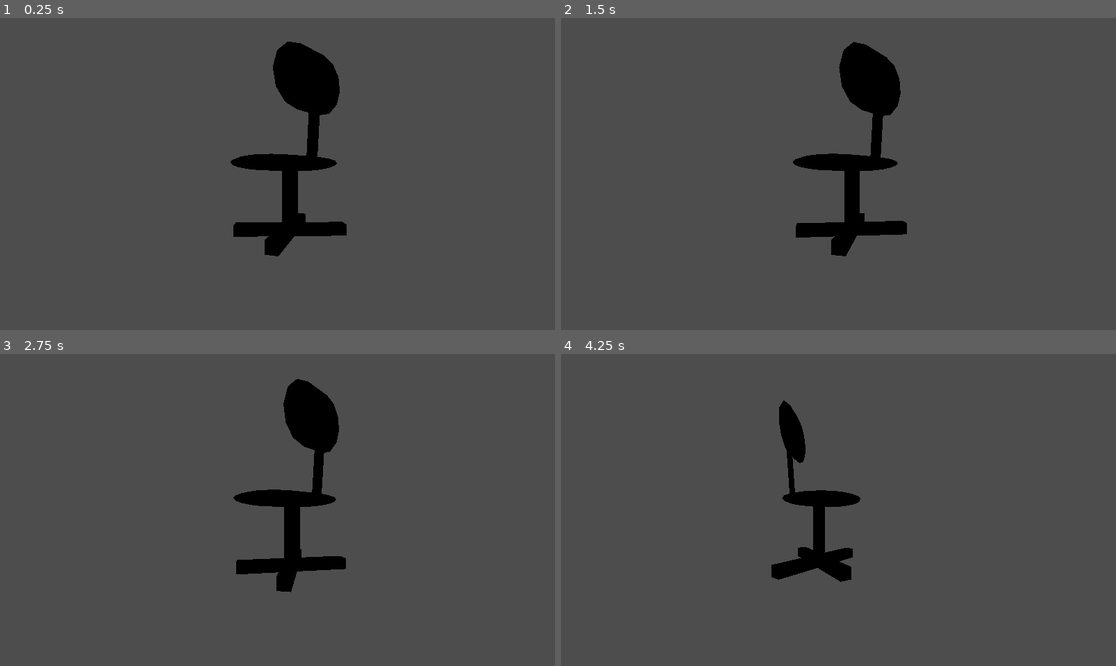
Above: before the commit, frames 1-4 (two rows, left to right).
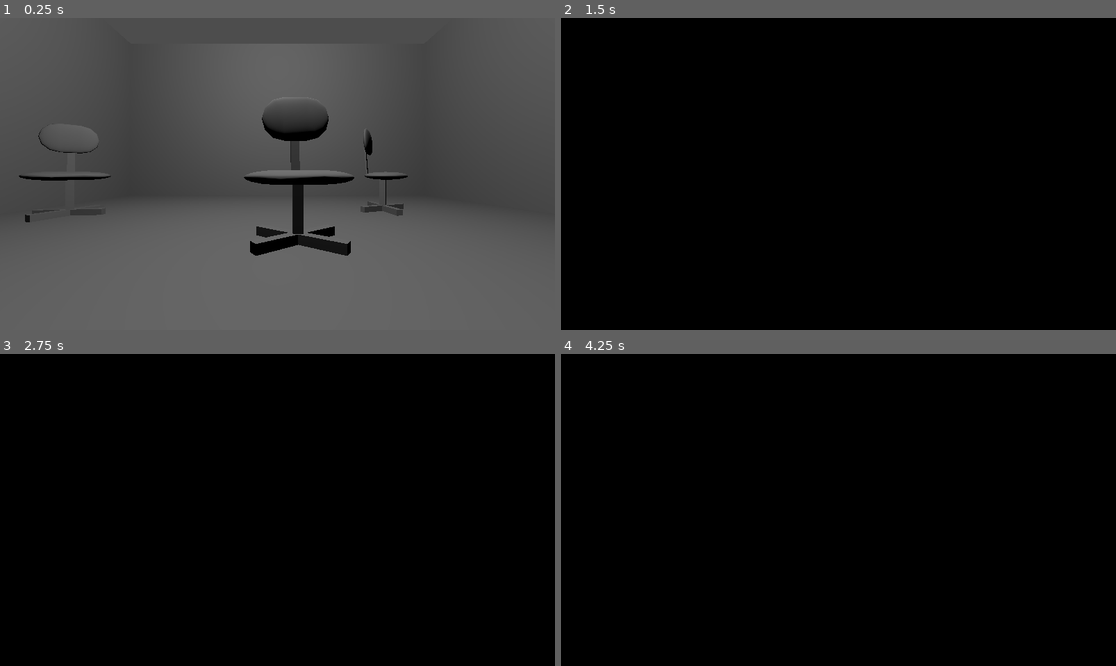
Above: after the commit, the same moments.

Repository: Valenz23/EV
Game: Godot game, scene res://P1B_habitacionConSillas.tscn
Two runs of this game, one before a commit and one after it. Both use one fixed random seed, a clock stepped at 60 frames per second and the inputs below. Before the commit the project starts from res://silla.tscn.
Inputs:
- Up to frame 1 (0.25 s): no input
- Up to frame 2 (1.5 s): hold Down (camara abajo, bound only after the commit) 0.53-1.28 s; tap Up (camara arriba, bound only after the commit) at 0.8, 1.35 s
- Up to frame 3 (2.75 s): tap Right (camara derecha, bound only after the commit) at 1.55 s; hold Right (camara derecha, bound only after the commit) from 2.03 s (still down); tap Left (camara izquierda, bound only after the commit) at 2.3 s
- Up to frame 4 (4.25 s): release Right (camara derecha, bound only after the commit) at 2.78 s; tap Left (camara izquierda, bound only after the commit) at 2.85 s; tap Down (camara abajo, bound only after the commit) at 3.05 s; hold Down (camara abajo, bound only after the commit) from 3.53 s (still down); tap Up (camara arriba, bound only after the commit) at 3.8 s

The runs differ from the first frame. In frame 1, 13% of the frame differs, in the area x 3-74%, y 7-100%; in frame 2, 95%; in frame 3, 96%; in frame 4, 97%, in the area x 0-100%, y 0-100%.

Commit message:
p1 commit
casi terminado

no estan bien definidos los angulos de las rotaciones, se pueden invertir ...

Diff:
--- /dev/null
+++ b/Practica 1/P1A_silla.tscn
@@ -0,0 +1,42 @@
+[gd_scene format=3 uid="uid://yjxa6eys0xlb"]
+
+[node name="silla" type="Node3D"]
+
+[node name="soporte" type="CSGBox3D" parent="."]
+transform = Transform3D(0.5, -6.38621e-08, -4.52549e-15, 0, 3, 1.24345e-14, 0, 0, 0.5, -0.95575, 1.50808, 2.38032e-13)
+
+[node name="pata1" type="CSGBox3D" parent="soporte"]
+transform = Transform3D(0.819152, 0, 5.73576, 0, 0.166667, 0, -0.573576, 0, 8.19152, 0, -0.502693, 0)
+
+[node name="pata2" type="CSGBox3D" parent="soporte"]
+transform = Transform3D(0.819152, 0, -5.73576, 0, 0.166667, 0, 0.573577, 0, 8.19152, 0, -0.502693, 0)
+
+[node name="repaldo" type="CSGCylinder3D" parent="."]
+transform = Transform3D(-0.178439, 1.168e-07, 0.498725, 2.49362, -1.012e-07, 0.0356878, 1.09278e-07, 2.5, -2.18557e-08, -2.23115, 6.24916, 7.10543e-15)
+height = 0.5
+sides = 20
+
+[node name="CSGSphere3D" type="CSGSphere3D" parent="repaldo"]
+transform = Transform3D(1, 0, 0, 0, -4.37114e-08, 1, 0, -1, -4.37114e-08, 0, 0.25, -1.09278e-08)
+rings = 10
+
+[node name="CSGSphere3D2" type="CSGSphere3D" parent="repaldo"]
+transform = Transform3D(1, 0, 0, 0, -4.37114e-08, 1, 0, -1, -4.37114e-08, 0, -0.25, 1.09278e-08)
+rings = 10
+
+[node name="soporte2" type="CSGBox3D" parent="repaldo"]
+transform = Transform3D(3.82137e-16, 1.2, 8.74228e-09, 8.74228e-09, -5.24537e-08, 0.2, 1, -8.13152e-22, -4.37114e-08, -0.712654, 2.58884e-08, -0.601984)
+size = Vector3(0.25, 1, 1)
+
+[node name="Asiento" type="CSGCylinder3D" parent="repaldo"]
+transform = Transform3D(-0.0999258, 1.56085e-10, -0.279286, 6.54078e-08, 1.4, -9.04782e-10, 6.98215, -3.27819e-07, -0.0999258, -1.34038, 8.14355e-08, 2.6132)
+height = 0.5
+sides = 20
+
+[node name="CSGSphere3D" type="CSGSphere3D" parent="repaldo/Asiento"]
+transform = Transform3D(1, 0, 0, 0, -4.37114e-08, 1, 0, -1, -4.37114e-08, 0, 0.25, -1.09278e-08)
+rings = 10
+
+[node name="CSGSphere3D2" type="CSGSphere3D" parent="repaldo/Asiento"]
+transform = Transform3D(1, -8.13469e-24, -2.64698e-23, 0, -4.37114e-08, 1, 0, -1, -4.37114e-08, 0, -0.25, 0)
+rings = 10
--- /dev/null
+++ b/Practica 1/P1B_habitacionConSillas.tscn
@@ -0,0 +1,33 @@
+[gd_scene load_steps=4 format=3 uid="uid://x4s3kc6rc7gs"]
+
+[ext_resource type="PackedScene" uid="uid://dy2wbyehus247" path="res://obj_habitacion.tscn" id="1_h7wfs"]
+[ext_resource type="PackedScene" uid="uid://yjxa6eys0xlb" path="res://P1A_silla.tscn" id="2_h2swt"]
+[ext_resource type="PackedScene" uid="uid://7ytcj2qy257w" path="res://P1D_camara.tscn" id="3_l63f5"]
+
+[node name="Node3D" type="Node3D"]
+
+[node name="habitacion" parent="." instance=ExtResource("1_h7wfs")]
+transform = Transform3D(5, 0, 0, 0, 5, 0, 0, 0, 5, 0, 12.4088, 0)
+
+[node name="silla" parent="habitacion" instance=ExtResource("2_h2swt")]
+transform = Transform3D(0.2, 0, 0, 0, 0.2, 0, 0, 0, 0.2, 0, -2.35044, -0.2)
+
+[node name="silla2" parent="habitacion" instance=ExtResource("2_h2swt")]
+transform = Transform3D(0.146611, 0, 0.136034, 0, 0.2, 0, -0.136034, 0, 0.146611, -1.40473, -2.35044, 3.30997)
+
+[node name="silla3" parent="habitacion" instance=ExtResource("2_h2swt")]
+transform = Transform3D(-0.158396, 0, 0.122109, 0, 0.2, 0, -0.122109, 0, -0.158396, 2.80494, -2.35044, 2.83745)
+
+[node name="silla4" parent="habitacion" instance=ExtResource("2_h2swt")]
+transform = Transform3D(-0.173593, 0, -0.0993251, 0, 0.2, 0, 0.0993251, 0, -0.173593, 2.07339, -2.35044, -2.95009)
+
+[node name="silla5" parent="habitacion" instance=ExtResource("2_h2swt")]
+transform = Transform3D(0.107781, 0, 0.168474, 0, 0.2, 0, -0.168474, 0, 0.107781, -1.8946, -2.35044, -2.14077)
+
+[node name="camara" parent="." instance=ExtResource("3_l63f5")]
+transform = Transform3D(1, 0, 0, 0, 1, 0, 0, 0, 1, -0.872336, 3.81611, 0)
+
+[node name="OmniLight3D" type="OmniLight3D" parent="."]
+transform = Transform3D(1, 0, 0, 0, 1, 0, 0, 0, 1, 0, 22.4717, 0)
+light_energy = 9.752
+omni_range = 4096.0
--- a/Practica 1/escena.tscn
+++ b/Practica 1/P1C_escena.tscn
@@ -1,11 +1,11 @@
 [gd_scene load_steps=7 format=3 uid="uid://dhnkbjtc47hkj"]
 
-[ext_resource type="PackedScene" uid="uid://dy2wbyehus247" path="res://habitacion.tscn" id="1_dltud"]
-[ext_resource type="PackedScene" uid="uid://yjxa6eys0xlb" path="res://silla.tscn" id="2_2ibcg"]
-[ext_resource type="PackedScene" uid="uid://cpgvsmglf638w" path="res://palanca.tscn" id="2_2l7jv"]
-[ext_resource type="PackedScene" uid="uid://my5n1oi58lh3" path="res://mesa.tscn" id="3_khxmw"]
-[ext_resource type="PackedScene" uid="uid://dvealcdla4ne5" path="res://microondas.tscn" id="5_qy8f0"]
-[ext_resource type="PackedScene" uid="uid://d0rqihcfo8mqt" path="res://frigo.tscn" id="6_mhqwc"]
+[ext_resource type="PackedScene" uid="uid://dy2wbyehus247" path="res://obj_habitacion.tscn" id="1_ohxn0"]
+[ext_resource type="PackedScene" uid="uid://cpgvsmglf638w" path="res://obj_palanca.tscn" id="2_iss8l"]
+[ext_resource type="PackedScene" uid="uid://my5n1oi58lh3" path="res://obj_mesa.tscn" id="3_ancbd"]
+[ext_resource type="PackedScene" uid="uid://yjxa6eys0xlb" path="res://P1A_silla.tscn" id="4_5q2t4"]
+[ext_resource type="PackedScene" uid="uid://dvealcdla4ne5" path="res://obj_microondas.tscn" id="5_8764s"]
+[ext_resource type="PackedScene" uid="uid://d0rqihcfo8mqt" path="res://obj_frigo.tscn" id="6_m8eoe"]
 
 [node name="Node3D" type="Node3D"]
 
@@ -40,38 +40,38 @@
 radius = 0.1
 height = 1.0
 
-[node name="habitacion" parent="." instance=ExtResource("1_dltud")]
+[node name="habitacion" parent="." instance=ExtResource("1_ohxn0")]
 transform = Transform3D(1, 0, 0, 0, 1, 0, 0, 0, 1, -6.27822, 2.35645, 3.41008)
 
 [node name="pulsador" type="CSGBox3D" parent="habitacion"]
 transform = Transform3D(1, 0, 0, 0, 1, 0, 0, 0, 1, 4.69353, -0.110905, -1.58347)
 size = Vector3(0.3, 0.3, 0.6)
 
-[node name="palanca" parent="habitacion" instance=ExtResource("2_2l7jv")]
+[node name="palanca" parent="habitacion" instance=ExtResource("2_iss8l")]
 transform = Transform3D(-2.18557e-08, 0, -0.5, 0, 0.5, 0, 0.5, 0, -2.18557e-08, 2.76424, -0.316784, -4.64483)
 
-[node name="mesa" parent="habitacion" instance=ExtResource("3_khxmw")]
+[node name="mesa" parent="habitacion" instance=ExtResource("3_ancbd")]
 transform = Transform3D(0.7, 0, 0, 0, 0.7, 0, 0, 0, 0.7, 1.94864, -2.35631, 2.12515)
 
-[node name="silla3" parent="habitacion/mesa" instance=ExtResource("2_2ibcg")]
+[node name="silla3" parent="habitacion/mesa" instance=ExtResource("4_5q2t4")]
 transform = Transform3D(0.349539, 0, -0.0179516, 0, 0.35, 0, 0.0179516, 0, 0.349539, -1.66035, -0.072741, 0.000655651)
 
-[node name="silla2" parent="habitacion/mesa" instance=ExtResource("2_2ibcg")]
+[node name="silla2" parent="habitacion/mesa" instance=ExtResource("4_5q2t4")]
 transform = Transform3D(-0.34968, 0, -0.0149677, 0, 0.35, 0, 0.0149677, 0, -0.34968, 1.419, -0.072741, 0.000655651)
 
-[node name="silla" parent="habitacion/mesa" instance=ExtResource("2_2ibcg")]
+[node name="silla" parent="habitacion/mesa" instance=ExtResource("4_5q2t4")]
 transform = Transform3D(0.021934, 0, -0.349312, 0, 0.35, 0, 0.349312, 0, 0.021934, 0.0758481, -0.072741, -1.32536)
 
-[node name="mesa2" parent="habitacion" instance=ExtResource("3_khxmw")]
+[node name="mesa2" parent="habitacion" instance=ExtResource("3_ancbd")]
 transform = Transform3D(0.0606561, 0, -0.697367, 0, 0.7, 0, 0.697367, 0, 0.0606561, -3.03172, -2.34859, 0.0678544)
 
-[node name="silla3" parent="habitacion/mesa2" instance=ExtResource("2_2ibcg")]
+[node name="silla3" parent="habitacion/mesa2" instance=ExtResource("4_5q2t4")]
 transform = Transform3D(0.349539, 0, -0.0179516, 0, 0.35, 0, 0.0179516, 0, 0.349539, -1.66035, -0.072741, 0.000655651)
 
-[node name="silla2" parent="habitacion/mesa2" instance=ExtResource("2_2ibcg")]
+[node name="silla2" parent="habitacion/mesa2" instance=ExtResource("4_5q2t4")]
 transform = Transform3D(-0.34968, 0, -0.0149677, 0, 0.35, 0, 0.0149677, 0, -0.34968, 1.419, -0.072741, 0.000655651)
 
-[node name="silla" parent="habitacion/mesa2" instance=ExtResource("2_2ibcg")]
+[node name="silla" parent="habitacion/mesa2" instance=ExtResource("4_5q2t4")]
 transform = Transform3D(0.021934, 0, -0.349312, 0, 0.35, 0, 0.349312, 0, 0.021934, 0.0758481, -0.072741, -1.32536)
 
 [node name="hueco" type="CSGBox3D" parent="habitacion"]
@@ -79,10 +79,10 @@
 operation = 2
 size = Vector3(4, 2.5, 1.5)
 
-[node name="habitacion2" parent="." instance=ExtResource("1_dltud")]
+[node name="habitacion2" parent="." instance=ExtResource("1_ohxn0")]
 transform = Transform3D(1, 0, 0, 0, 1, 0, 0, 0, 1, 6.42145, 2.5, 3.25377)
 
-[node name="palanca2" parent="habitacion2" instance=ExtResource("2_2l7jv")]
+[node name="palanca2" parent="habitacion2" instance=ExtResource("2_iss8l")]
 transform = Transform3D(-2.18557e-08, 0, -0.5, 0, 0.5, 0, 0.5, 0, -2.18557e-08, -2.91409, -0.460334, -4.48852)
 
 [node name="luz" type="CSGCylinder3D" parent="habitacion2"]
@@ -94,10 +94,10 @@
 transform = Transform3D(1, 0, 0, 0, 1, 0, 0, 0, 1, -1.40582, -1.65931, 3.74729)
 size = Vector3(6.65527, 1.5, 2)
 
-[node name="microondas" parent="habitacion2/mueble" instance=ExtResource("5_qy8f0")]
+[node name="microondas" parent="habitacion2/mueble" instance=ExtResource("5_8764s")]
 transform = Transform3D(0.90254, 0, -0.430606, 0, 1, 0, 0.430606, 0, 0.90254, -2.16885, 1.14179, 0)
 
-[node name="frigo" parent="habitacion2/mueble" instance=ExtResource("6_mhqwc")]
+[node name="frigo" parent="habitacion2/mueble" instance=ExtResource("6_m8eoe")]
 
 [node name="hueco2" type="CSGBox3D" parent="habitacion2"]
 transform = Transform3D(1, 0, 0, 0, 1, 0, 0, 0, 1, -6.42145, -1.23091, -3.24088)
--- /dev/null
+++ b/Practica 1/P1D_camara.tscn
@@ -0,0 +1,10 @@
+[gd_scene load_steps=2 format=3 uid="uid://7ytcj2qy257w"]
+
+[ext_resource type="Script" path="res://rotacio.gd" id="1_2n4ol"]
+
+[node name="camara" type="Node3D"]
+transform = Transform3D(1, 0, 0, 0, 1, 0, 0, 0, 1, 0, 3.08869, 0)
+script = ExtResource("1_2n4ol")
+
+[node name="Camera3D" type="Camera3D" parent="."]
+transform = Transform3D(-4.37114e-08, 0, 1, 0, 1, 0, -1, 0, -4.37114e-08, 10, 0, 0)
--- a/Practica 1/habitacionConSillas.tscn
+++ /dev/null
@@ -1,24 +0,0 @@
-[gd_scene load_steps=3 format=3 uid="uid://x4s3kc6rc7gs"]
-
-[ext_resource type="PackedScene" uid="uid://dy2wbyehus247" path="res://habitacion.tscn" id="1_py5wp"]
-[ext_resource type="PackedScene" uid="uid://yjxa6eys0xlb" path="res://silla.tscn" id="2_40edv"]
-
-[node name="Node3D" type="Node3D"]
-
-[node name="habitacion" parent="." instance=ExtResource("1_py5wp")]
-transform = Transform3D(5, 0, 0, 0, 5, 0, 0, 0, 5, 0, 12.4088, 0)
-
-[node name="silla" parent="habitacion" instance=ExtResource("2_40edv")]
-transform = Transform3D(0.2, 0, 0, 0, 0.2, 0, 0, 0, 0.2, 0, -2.35044, -0.2)
-
-[node name="silla2" parent="habitacion" instance=ExtResource("2_40edv")]
-transform = Transform3D(0.146611, 0, 0.136034, 0, 0.2, 0, -0.136034, 0, 0.146611, -1.40473, -2.35044, 3.30997)
-
-[node name="silla3" parent="habitacion" instance=ExtResource("2_40edv")]
-transform = Transform3D(-0.158396, 0, 0.122109, 0, 0.2, 0, -0.122109, 0, -0.158396, 2.3555, -2.35044, 1.06588)
-
-[node name="silla4" parent="habitacion" instance=ExtResource("2_40edv")]
-transform = Transform3D(-0.173593, 0, -0.0993251, 0, 0.2, 0, 0.0993251, 0, -0.173593, 2.07339, -2.35044, -2.95009)
-
-[node name="silla5" parent="habitacion" instance=ExtResource("2_40edv")]
-transform = Transform3D(0.107781, 0, 0.168474, 0, 0.2, 0, -0.168474, 0, 0.107781, -1.8946, -2.35044, -2.14077)
--- a/Practica 1/project.godot
+++ b/Practica 1/project.godot
@@ -11,6 +11,29 @@
 [application]
 
 config/name="Practica 1"
-run/main_scene="res://silla.tscn"
+run/main_scene="res://P1B_habitacionConSillas.tscn"
 config/features=PackedStringArray("4.2", "Forward Plus")
 config/icon="res://icon.svg"
+
+[input]
+
+"camara izquierda"={
+"deadzone": 0.5,
+"events": [Object(InputEventKey,"resource_local_to_scene":false,"resource_name":"","device":0,"window_id":0,"alt_pressed":false,"shift_pressed":false,"ctrl_pressed":false,"meta_pressed":false,"pressed":false,"keycode":0,"physical_keycode":4194319,"key_label":0,"unicode":0,"echo":false,"script":null)
+]
+}
+"camara derecha"={
+"deadzone": 0.5,
+"events": [Object(InputEventKey,"resource_local_to_scene":false,"resource_name":"","device":0,"window_id":0,"alt_pressed":false,"shift_pressed":false,"ctrl_pressed":false,"meta_pressed":false,"pressed":false,"keycode":0,"physical_keycode":4194321,"key_label":0,"unicode":0,"echo":false,"script":null)
+]
+}
+"camara arriba"={
+"deadzone": 0.5,
+"events": [Object(InputEventKey,"resource_local_to_scene":false,"resource_name":"","device":0,"window_id":0,"alt_pressed":false,"shift_pressed":false,"ctrl_pressed":false,"meta_pressed":false,"pressed":false,"keycode":0,"physical_keycode":4194320,"key_label":0,"unicode":0,"echo":false,"script":null)
+]
+}
+"camara abajo"={
+"deadzone": 0.5,
+"events": [Object(InputEventKey,"resource_local_to_scene":false,"resource_name":"","device":0,"window_id":0,"alt_pressed":false,"shift_pressed":false,"ctrl_pressed":false,"meta_pressed":false,"pressed":false,"keycode":0,"physical_keycode":4194322,"key_label":0,"unicode":0,"echo":false,"script":null)
+]
+}
--- a/Practica 1/rotacio.gd
+++ b/Practica 1/rotacio.gd
@@ -1,6 +1,14 @@
 extends Node3D
 
-var velocidad = 10
+var velocidad = 2
+
+var rotacionY = 0
+var minY = -90
+var maxY = 90
+
+var rotacionZ = 0
+var minZ = -90
+var maxZ = 90
 
 # Called when the node enters the scene tree for the first time.
 func _ready():
@@ -9,6 +17,31 @@
 
 # Called every frame. 'delta' is the elapsed time since the previous frame.
 func _process(delta):
-	var rotacion = velocidad * delta
-	rotate_y(rotacion)
-	#pass
+
+	var movimientoY = 0
+	var movimientoZ = 0
+
+	if Input.is_action_pressed("camara izquierda"):
+		if rotacionY > minY:
+			movimientoY -= velocidad
+			rotacionY -= velocidad
+
+	if Input.is_action_pressed("camara derecha"):
+		if rotacionY < maxY:
+			movimientoY += velocidad
+			rotacionY += velocidad
+
+	if Input.is_action_pressed("camara arriba"):
+		if rotacionZ < maxZ:
+			movimientoZ += velocidad
+			rotacionZ += velocidad
+
+	if Input.is_action_pressed("camara abajo"):
+		if rotacionZ > minZ:
+			movimientoZ -= velocidad
+			rotacionZ -= velocidad
+
+	#print("y= ", rotacionY," z= ", rotacionZ)
+
+	rotate_y(movimientoY * delta)
+	rotate_z(movimientoZ * delta)
--- a/Practica 1/silla.tscn
+++ /dev/null
@@ -1,50 +0,0 @@
-[gd_scene load_steps=2 format=3 uid="uid://yjxa6eys0xlb"]
-
-[ext_resource type="Script" path="res://rotacio.gd" id="1_w4bya"]
-
-[node name="silla" type="Node3D"]
-
-[node name="soporte" type="CSGBox3D" parent="."]
-transform = Transform3D(0.5, -6.38621e-08, -4.52549e-15, 0, 3, 1.24345e-14, 0, 0, 0.5, -0.95575, 1.50808, 2.38032e-13)
-
-[node name="pata1" type="CSGBox3D" parent="soporte"]
-transform = Transform3D(0.819152, 0, 5.73576, 0, 0.166667, 0, -0.573576, 0, 8.19152, 0, -0.502693, 0)
-
-[node name="pata2" type="CSGBox3D" parent="soporte"]
-transform = Transform3D(0.819152, 0, -5.73576, 0, 0.166667, 0, 0.573577, 0, 8.19152, 0, -0.502693, 0)
-
-[node name="repaldo" type="CSGCylinder3D" parent="."]
-transform = Transform3D(-0.178439, 1.168e-07, 0.498725, 2.49362, -1.012e-07, 0.0356878, 1.09278e-07, 2.5, -2.18557e-08, -2.23115, 6.24916, 7.10543e-15)
-height = 0.5
-sides = 20
-
-[node name="CSGSphere3D" type="CSGSphere3D" parent="repaldo"]
-transform = Transform3D(1, 0, 0, 0, -4.37114e-08, 1, 0, -1, -4.37114e-08, 0, 0.25, -1.09278e-08)
-rings = 10
-
-[node name="CSGSphere3D2" type="CSGSphere3D" parent="repaldo"]
-transform = Transform3D(1, 0, 0, 0, -4.37114e-08, 1, 0, -1, -4.37114e-08, 0, -0.25, 1.09278e-08)
-rings = 10
-
-[node name="soporte2" type="CSGBox3D" parent="repaldo"]
-transform = Transform3D(3.82137e-16, 1.2, 8.74228e-09, 8.74228e-09, -5.24537e-08, 0.2, 1, -8.13152e-22, -4.37114e-08, -0.712654, 2.58884e-08, -0.601984)
-size = Vector3(0.25, 1, 1)
-
-[node name="Asiento" type="CSGCylinder3D" parent="repaldo"]
-transform = Transform3D(-0.0999258, 1.56085e-10, -0.279286, 6.54078e-08, 1.4, -9.04782e-10, 6.98215, -3.27819e-07, -0.0999258, -1.34038, 8.14355e-08, 2.6132)
-height = 0.5
-sides = 20
-
-[node name="CSGSphere3D" type="CSGSphere3D" parent="repaldo/Asiento"]
-transform = Transform3D(1, 0, 0, 0, -4.37114e-08, 1, 0, -1, -4.37114e-08, 0, 0.25, -1.09278e-08)
-rings = 10
-
-[node name="CSGSphere3D2" type="CSGSphere3D" parent="repaldo/Asiento"]
-transform = Transform3D(1, -8.13469e-24, -2.64698e-23, 0, -4.37114e-08, 1, 0, -1, -4.37114e-08, 0, -0.25, 0)
-rings = 10
-
-[node name="Node3D" type="Node3D" parent="."]
-script = ExtResource("1_w4bya")
-
-[node name="Camera3D" type="Camera3D" parent="Node3D"]
-transform = Transform3D(-4.37114e-08, 0, 1, 0, 1, 0, -1, 0, -4.37114e-08, 10, 2.5, 0)
Renamed: Practica 1/frigo.tscn -> Practica 1/obj_frigo.tscn
Renamed: Practica 1/habitacion.tscn -> Practica 1/obj_habitacion.tscn
Renamed: Practica 1/mesa.tscn -> Practica 1/obj_mesa.tscn
Renamed: Practica 1/microondas.tscn -> Practica 1/obj_microondas.tscn
Renamed: Practica 1/palanca.tscn -> Practica 1/obj_palanca.tscn
Not shown, added: Practica 1/sil7B2C.tmp
Not shown, added: Practica 1/sil82.tmp
Not shown, added: Practica 1/silD1F9.tmp
